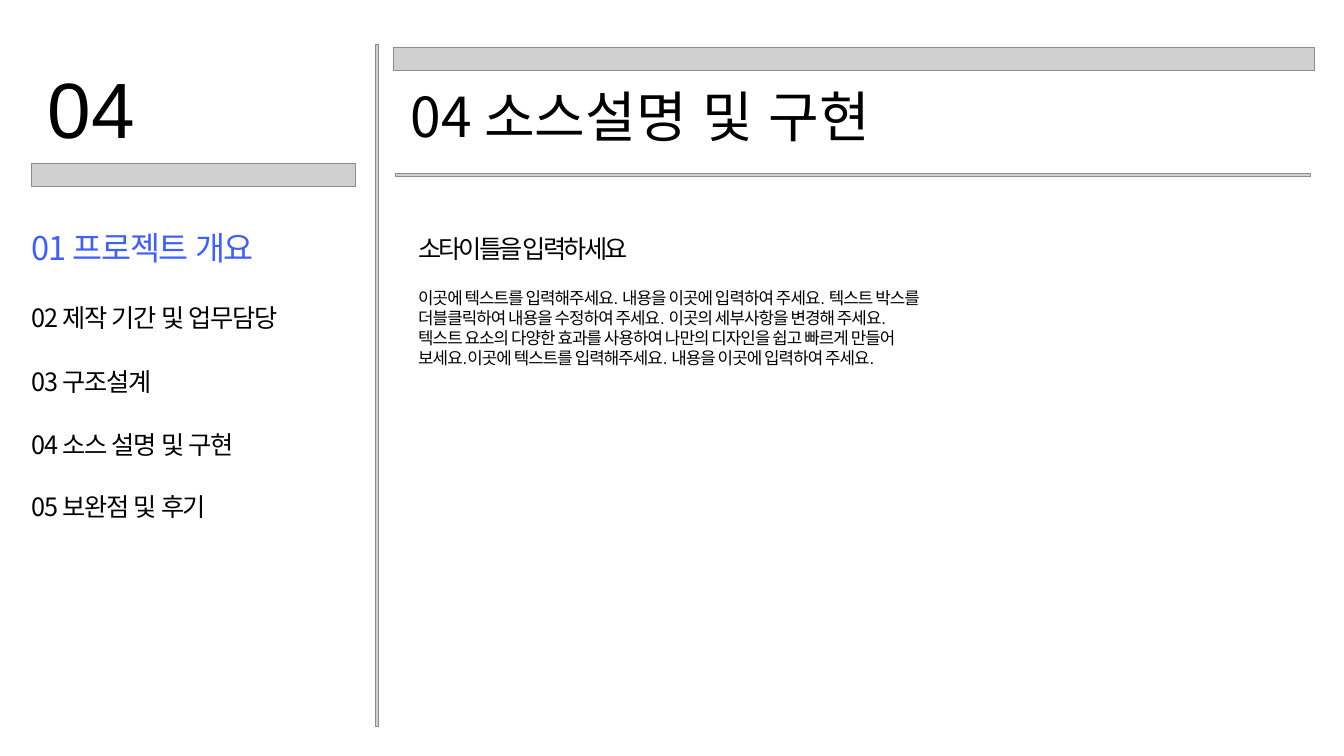
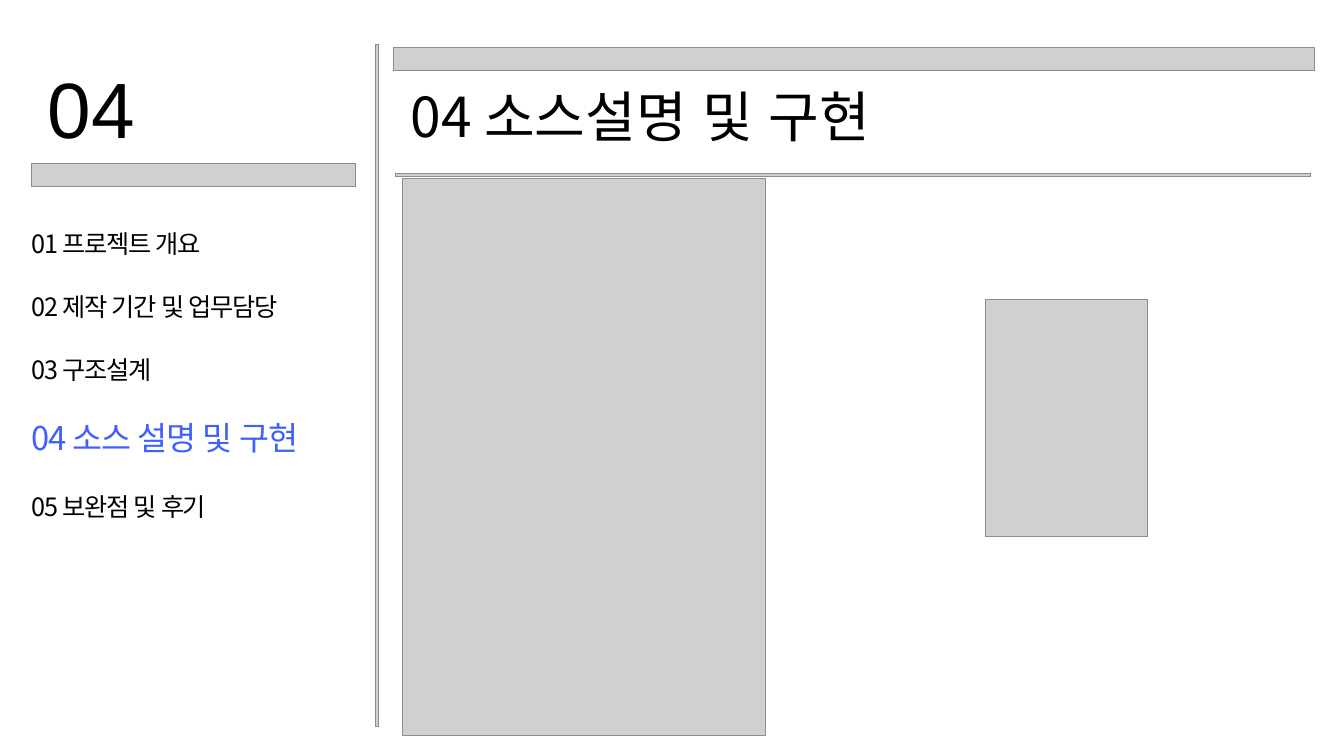
Before and after one commit to jihokim86/-team3-1st-_-project, a slide deck: slide 10 of CLI_직원관리프로그램.pptx (slide 9 before the commit). Drawn at 1344x756 pixels with LibreOffice and Linux fonts; fonts in the diff are those of the drawing; grey boxes stand for pictures. Boxes give left, top, right and bottom in pixels: in the first picture for what was removed or moved away, otherwise in the second. Text is boxed around its words. In the diff, an @@ line names an element or a change of style, - is before the commit and + after.

```diff
--- a/CLI_직원관리프로그램.pptx
+++ b/CLI_직원관리프로그램.pptx
@@ picture added at box(403, 179, 765, 735) @@
@@ text "01 프로젝트 개요" at box(32, 232, 200, 255): size 35 to 27 pt, text colour #3F5FFF to #000000 @@
@@ text removed at box(418, 237, 628, 260) @@
-소타이틀을 입력하세요
@@ text "02 제작 기간 및 업무담당": place and size @@
-text "02 제작 기간 및 업무담당" at box(32, 306, 278, 329)
+text "02 제작 기간 및 업무담당" at box(32, 295, 278, 318)
@@ text removed at box(418, 290, 920, 366) @@
-이곳에 텍스트를 입력해주세요. 내용을 이곳에 입력하여 주세요. 텍스트 박스를 더블클릭하여 내용을 수정하여 주세요. 이곳의 세부사항을 변경해 주세요. 텍스트 요소의 다양한 효과를 사용하여 나만의 디자인을 쉽고 빠르게 만들어 보세요.이곳에 텍스트를 입력해주세요. 내용을 이곳에 입력하여 주세요.
@@ picture added at box(986, 299, 1148, 536) @@
@@ text "03 구조설계": place and size @@
-text "03 구조설계" at box(32, 370, 152, 393)
+text "03 구조설계" at box(32, 358, 152, 381)
@@ text "04 소스 설명 및 구현": place and size @@
-text "04 소스 설명 및 구현" at box(32, 433, 234, 456)
+text "04 소스 설명 및 구현" at box(32, 423, 298, 453)
@@ text "04 소스 설명 및 구현" at box(32, 423, 298, 453): size 27 to 35 pt, text colour #000000 to #3F5FFF @@
```
Also in this commit, not shown: 9 other slides changed, 6 slides added, 2 other files.
